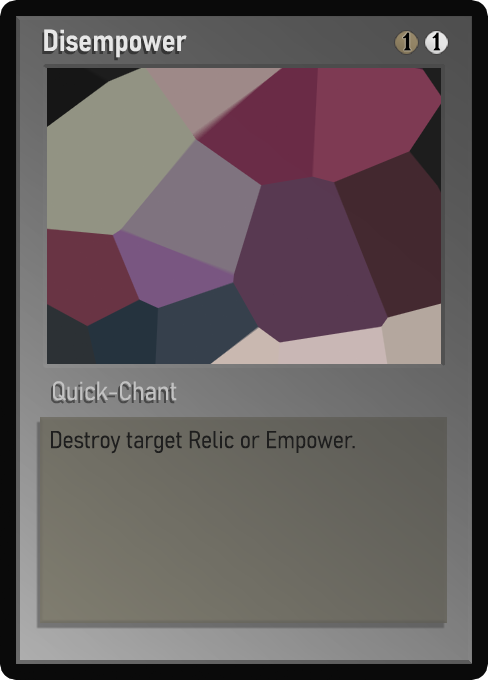
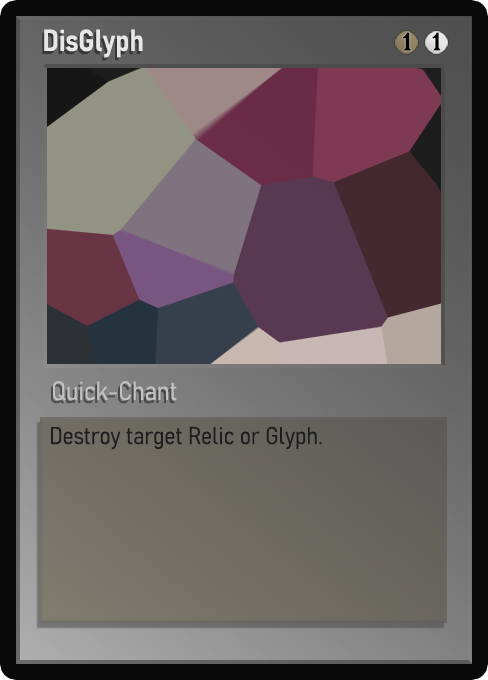
Before/after of a 488 × 680 layered artwork. What changed in the layer stack:
painted on "Name" over <box>79,29,187,58</box>
painted on "Desc_norm" over <box>51,426,355,454</box>
